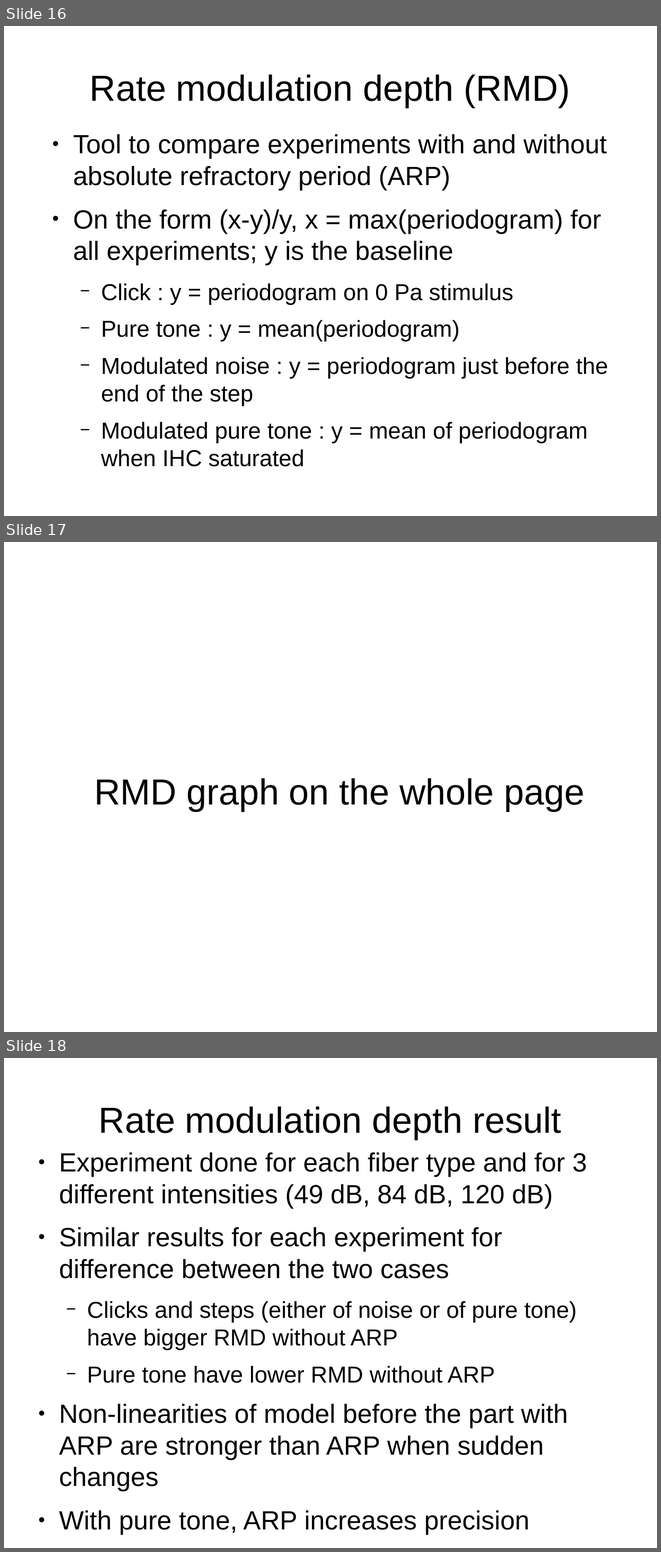
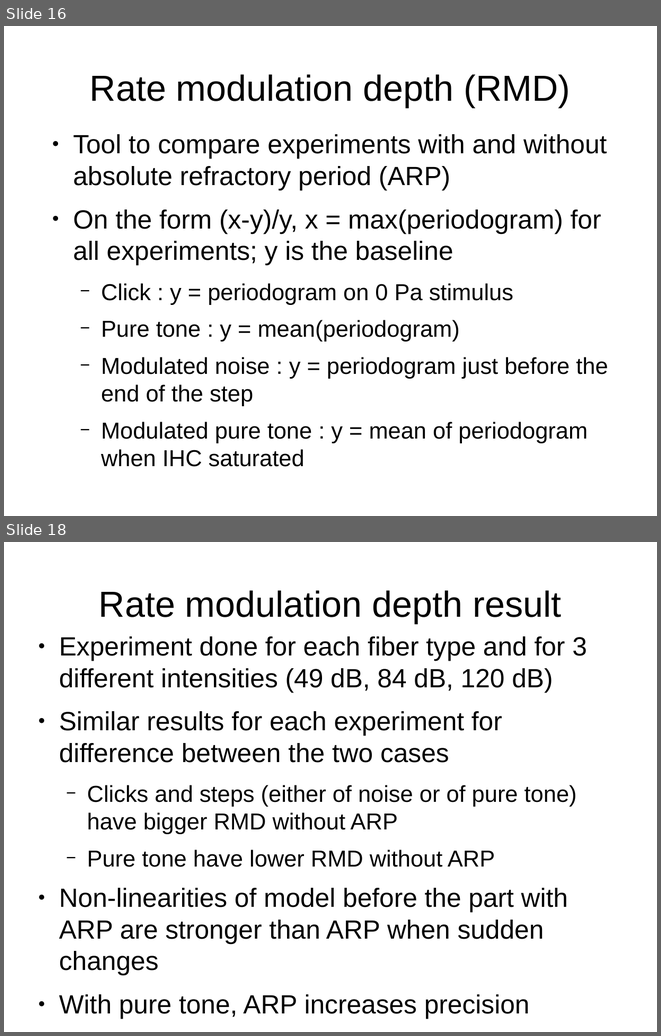
Before and after one commit to MaelleC/auditory-things, a slide deck: finalThings/presentation/pres1.odp. Shown one above the other, each under a label of ours: slides 16, 17 and 18 before the commit, slides 16 and 18 after it; the slides between them are not shown. The pictures are 661x1552 and 661x1036 pixels, drawn with LibreOffice and Linux fonts; fonts in the diff are those of the drawing. Boxes give left, top, right and bottom in pixels: in the first picture for what was removed or moved away, otherwise in the second. Text is boxed around its words. In the diff, an @@ line names an element or a change of style, - is before the commit and + after.

```diff
--- a/finalThings/presentation/pres1.odp
+++ b/finalThings/presentation/pres1.odp
@@ slide 17 removed at (4, 542, 657, 1032), background #FFFFFF @@
@@ title removed at (94, 778, 585, 811) @@
-RMD graph on the whole page
```
Also in this commit, not shown: 3 slides changed, 2 slides added, 20 other files.
